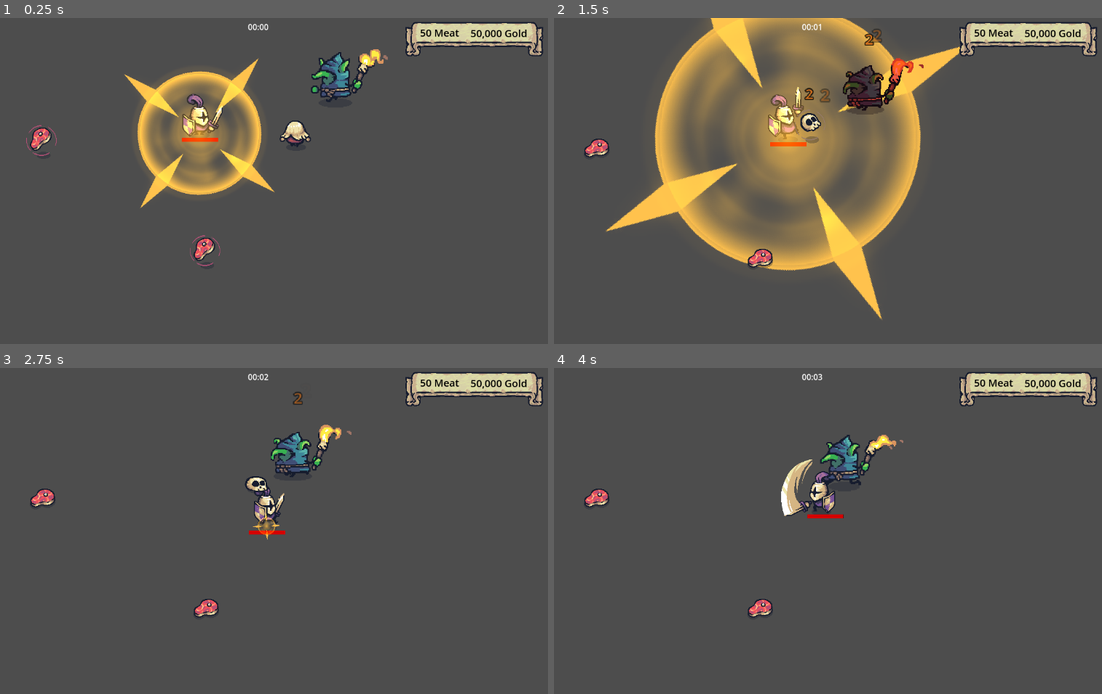
Above: before the commit, frames 1-4 (two rows, left to right).
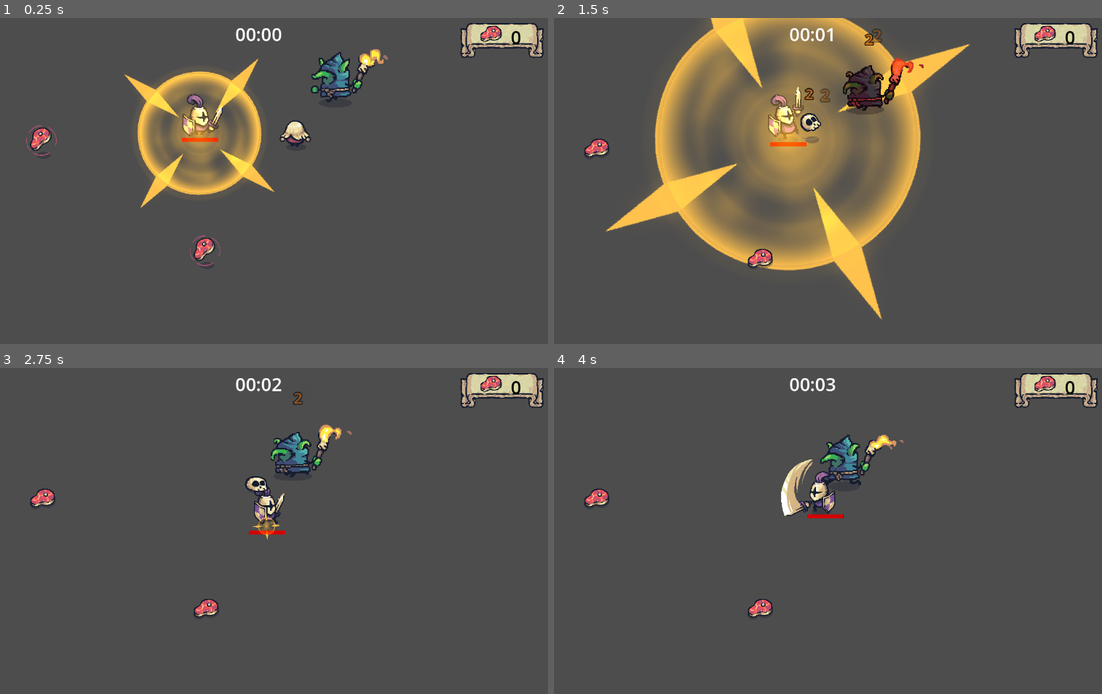
Above: after the commit, the same moments.

Repository: KarinaGante/BootcampSantander
Game: Godot game, scene res://Test Scenes/testUI.tscn
Same seed, same stepped clock (60 frames per second), same inputs: the game is played once before the commit and once after it. This scene is started directly instead of the project's main scene.
Inputs (mouse positions are in pixels of both pictures, inside the frame that each line leads up to):
- Up to frame 1 (0.25 s): no input
- Up to frame 2 (1.5 s): move the mouse to (937, 164) at 0.52 s; hold D (move_right) 0.53-1.28 s; click (937, 164) at 0.6 s; move the mouse to (696, 197) at 1.27 s; hold S (move_down) from 1.28 s (still down); click (696, 197) at 1.35 s
- Up to frame 3 (2.75 s): move the mouse to (317, 459) at 2.02 s; release S (move_down) at 2.03 s; hold D (move_right) from 2.03 s (still down); click (317, 459) at 2.1 s
- Up to frame 4 (4 s): move the mouse to (784, 596) at 2.77 s; release D (move_right) at 2.78 s; hold W (move_up) 2.78-3.53 s; click (784, 596) at 2.85 s; move the mouse to (986, 579) at 3.52 s; hold A (move_left) from 3.53 s (still down); click (986, 579) at 3.6 s

The runs differ from the first frame. In frame 1, 1.9% of the frame differs, in the area x 43-100%, y 1-13%; in frame 2, 1.9%; in frame 3, 1.9%; in frame 4, 1.9%.

Commit message:
Adiconando contador de coleta de itens / Toques finais da estilização da GUI~

Diff:
--- a/Game Design com Godot/Tiny Swords/GUI/gui.gd
+++ b/Game Design com Godot/Tiny Swords/GUI/gui.gd
@@ -2,9 +2,14 @@
 
 @onready var timerLabel = %TimerLabel
 @onready var meatLabel = %MeatLabel
-@onready var goldLabel = %GoldLabel
 
 var timeElapsed: float = 0.0
+var meatCounter: int = 0
+
+func _ready():
+	GameManager.player.meatCollected.connect(onMeatCollected)
+	# padroniza valor inicial em 0
+	meatLabel.text = str(meatCounter)
 
 func _process(delta):
 	# update timer
@@ -16,3 +21,8 @@
 	var minutes: int  = timeElaspsedInSeconds / 60
 	# formatando o texto no label
 	timerLabel.text = "%02d:%02d" % [minutes, seconds]
+
+func onMeatCollected(regenationValue: int) -> void:
+	# atualiza o contador do item coletado
+	meatCounter += 1
+	meatLabel.text = str(meatCounter)
--- a/Game Design com Godot/Tiny Swords/GUI/gui.tscn
+++ b/Game Design com Godot/Tiny Swords/GUI/gui.tscn
@@ -1,7 +1,15 @@
-[gd_scene load_steps=5 format=3 uid="uid://cqk7kj8du0jx3"]
+[gd_scene load_steps=10 format=3 uid="uid://cqk7kj8du0jx3"]
 
 [ext_resource type="Texture2D" uid="uid://cpw63gvi2w5tq" path="res://addons/Tiny Swords (Update 010)/UI/Banners/Banner_Horizontal.png" id="1_4rsxu"]
 [ext_resource type="Script" path="res://GUI/gui.gd" id="1_5pdi4"]
+[ext_resource type="Texture2D" uid="uid://duouhhmykurtv" path="res://addons/Tiny Swords (Update 010)/Resources/Resources/M_Idle_(NoShadow).png" id="3_73um0"]
+
+[sub_resource type="SystemFont" id="SystemFont_spmy6"]
+font_names = PackedStringArray("BERNIER™ SHADE")
+
+[sub_resource type="LabelSettings" id="LabelSettings_vme6m"]
+font = SubResource("SystemFont_spmy6")
+font_size = 36
 
 [sub_resource type="StyleBoxTexture" id="StyleBoxTexture_yyh0j"]
 texture = ExtResource("1_4rsxu")
@@ -13,9 +21,17 @@
 axis_stretch_vertical = 2
 region_rect = Rect2(32, 48, 128, 128)
 
+[sub_resource type="SystemFont" id="SystemFont_brgbv"]
+font_names = PackedStringArray("BERNIER™ SHADE")
+
 [sub_resource type="LabelSettings" id="LabelSettings_1glvo"]
-font_size = 20
+font = SubResource("SystemFont_brgbv")
+font_size = 36
 font_color = Color(0, 0, 0, 1)
+
+[sub_resource type="AtlasTexture" id="AtlasTexture_ht3jk"]
+atlas = ExtResource("3_73um0")
+region = Rect2(40, 56, 56, 40)
 
 [node name="GUI" type="CanvasLayer"]
 script = ExtResource("1_5pdi4")
@@ -25,11 +41,13 @@
 anchors_preset = 5
 anchor_left = 0.5
 anchor_right = 0.5
-offset_left = -32.0
-offset_right = 34.0
-offset_bottom = 36.0
+offset_left = -33.0
+offset_top = 7.0
+offset_right = 35.0
+offset_bottom = 46.0
 grow_horizontal = 2
 text = "08:50"
+label_settings = SubResource("LabelSettings_vme6m")
 horizontal_alignment = 1
 vertical_alignment = 1
 
@@ -37,40 +55,34 @@
 anchors_preset = 1
 anchor_left = 1.0
 anchor_right = 1.0
-offset_left = -285.0
-offset_top = 8.0
-offset_right = -10.0
-offset_bottom = 82.0
+offset_left = -176.0
+offset_top = 10.0
+offset_right = -9.0
+offset_bottom = 85.0
 grow_horizontal = 0
 theme_override_styles/panel = SubResource("StyleBoxTexture_yyh0j")
 
 [node name="MeatLabel" type="Label" parent="Panel"]
 unique_name_in_owner = true
 layout_mode = 1
-anchors_preset = 4
-anchor_top = 0.5
-anchor_bottom = 0.5
-offset_left = 30.0
-offset_top = -30.0
-offset_right = 108.0
-offset_bottom = -2.0
-grow_vertical = 2
-text = "50 Meat"
+anchors_preset = 1
+anchor_left = 1.0
+anchor_right = 1.0
+offset_left = -77.0
+offset_top = 3.0
+offset_right = -34.0
+offset_bottom = 42.0
+grow_horizontal = 0
+text = "1"
 label_settings = SubResource("LabelSettings_1glvo")
+horizontal_alignment = 1
+vertical_alignment = 1
 
-[node name="GoldLabel" type="Label" parent="Panel"]
-unique_name_in_owner = true
+[node name="TextureRect" type="TextureRect" parent="Panel"]
 layout_mode = 1
-anchors_preset = 6
-anchor_left = 1.0
-anchor_top = 0.5
-anchor_right = 1.0
-anchor_bottom = 0.5
-offset_left = -145.0
-offset_top = -29.0
-offset_right = -32.0
-offset_bottom = -1.0
-grow_horizontal = 0
-grow_vertical = 2
-text = "50,000 Gold"
-label_settings = SubResource("LabelSettings_1glvo")
+offset_left = 38.0
+offset_top = 3.0
+offset_right = 94.0
+offset_bottom = 43.0
+scale = Vector2(0.856238, 0.856238)
+texture = SubResource("AtlasTexture_ht3jk")
--- a/Game Design com Godot/Tiny Swords/gameManager.gd
+++ b/Game Design com Godot/Tiny Swords/gameManager.gd
@@ -1,3 +1,4 @@
 extends Node
 
+var player: Player
 var playerPosition: Vector2
--- a/Game Design com Godot/Tiny Swords/misc/lifeRegenerator.gd
+++ b/Game Design com Godot/Tiny Swords/misc/lifeRegenerator.gd
@@ -9,4 +9,5 @@
 	if body.is_in_group("player"):
 		var player: Player = body
 		player.heal(regenerationAmount)
+		player.meatCollected.emit(regenerationAmount)
 		queue_free()
--- a/Game Design com Godot/Tiny Swords/player/player.gd
+++ b/Game Design com Godot/Tiny Swords/player/player.gd
@@ -30,6 +30,11 @@
 var attackCooldown: float = 0.0
 var hitboxCooldown: float = 0.0
 var ritualCooldown: float = 0.0
+
+signal meatCollected(value: int)
+
+func _ready():
+	GameManager.player = self
 
 func _process(delta: float) -> void:
 	GameManager.playerPosition = position
